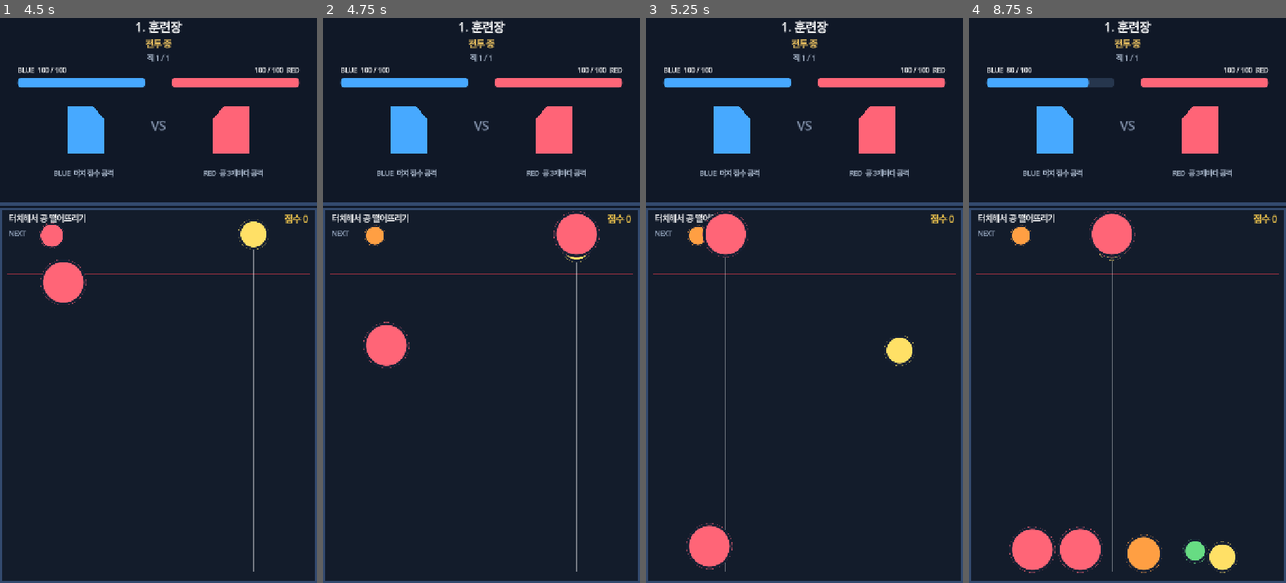
Above: before the commit, frames 1-4 (left to right).
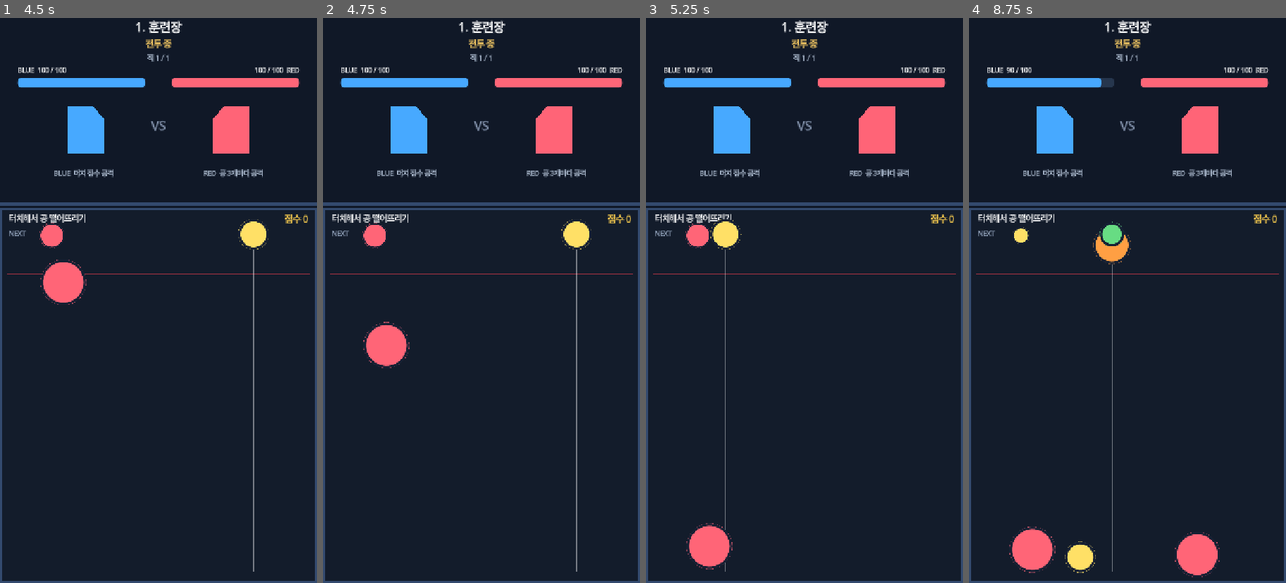
Above: after the commit, the same moments.

Repository: rnntnp/puzrpg
Game: Godot game, scene res://scenes/loading.tscn
Same seed, same stepped clock (60 frames per second), same inputs: the game is played once before the commit and once after it.
Inputs (mouse positions are in pixels of both pictures, inside the frame that each line leads up to):
- Up to frame 1 (4.5 s): tap Enter at 0.5, 2.75 s; move the mouse to (228, 272) at 0.52 s; click (228, 272) at 0.67 s; tap Space at 1.25, 3.5 s; drag from (95, 328) to (142, 413) at 1.27 s; click "게임 시작" at 2 s; move the mouse to (190, 176) at 2.77 s; click (190, 176) at 2.92 s; drag from (142, 413) to (63, 215) at 3.52 s; move the mouse to (253, 385) at 4.27 s; click (253, 385) at 4.42 s
- Up to frame 2 (4.75 s): no input
- Up to frame 3 (5.25 s): drag from (709, 215) to (756, 159) at 5.02 s
- Up to frame 4 (8.75 s): move the mouse to (1143, 300) at 5.77 s; click (1143, 300) at 5.92 s; drag from (1079, 159) to (1064, 328) at 6.52 s; move the mouse to (1197, 272) at 7.27 s; click (1197, 272) at 7.42 s; drag from (1064, 328) to (1111, 413) at 8.02 s

Frame 1 is identical in both runs. In frame 2, 1.0% of the frame differs, in the area x 12-88%, y 34-44%; in frame 3, 1.3%; in frame 4, 3.4%, in the area x 11-85%, y 9-99%.

Commit message:
combo system

Diff:
--- a/scenes/merge_game.tscn
+++ b/scenes/merge_game.tscn
@@ -66,6 +66,22 @@
 width = 3.0
 default_color = Color(1, 1, 1, 0.42)
 antialiased = true
+[node name="ComboLabel" type="Label" parent="."]
+visible = false
+z_index = 20
+offset_left = 210.0
+offset_top = 280.0
+offset_right = 510.0
+offset_bottom = 390.0
+pivot_offset = Vector2(150, 55)
+theme_override_colors/font_color = Color(1, 0.82, 0.2, 1)
+theme_override_colors/font_shadow_color = Color(0.08, 0.06, 0.04, 0.9)
+theme_override_constants/shadow_offset_x = 4
+theme_override_constants/shadow_offset_y = 5
+theme_override_font_sizes/font_size = 32
+text = "COMBO x2\nDAMAGE 30"
+horizontal_alignment = 1
+vertical_alignment = 1
 [node name="Balls" type="Node2D" parent="."]
 [node name="PreviewHolder" type="Node2D" parent="."]
 [node name="MergeAutoplayBot" type="Node" parent="."]
--- a/scripts/battle.gd
+++ b/scripts/battle.gd
@@ -29,7 +29,7 @@
 	left_fighter.defeated.connect(_on_fighter_defeated)
 	right_fighter.defeated.connect(_on_fighter_defeated)
 	merge_game.game_over.connect(_on_merge_game_over)
-	merge_game.merge_scored.connect(_on_merge_scored)
+	merge_game.combo_resolved.connect(_on_combo_resolved)
 	merge_game.ball_dropped.connect(_on_ball_dropped)
 	_load_level()
 	_start_battle()
@@ -89,13 +89,10 @@
 	enemy_drop_count = 0
 	right_fighter.attack(left_fighter)
 
-func _on_merge_scored(points: int) -> void:
-	call_deferred("_apply_merge_damage", points)
-
-func _apply_merge_damage(points: int) -> void:
+func _on_combo_resolved(damage: int, _combo_count: int, _base_points: int) -> void:
 	if not battle_running or not left_fighter.is_alive() or not right_fighter.is_alive():
 		return
-	left_fighter.attack_with_damage(right_fighter, points)
+	left_fighter.attack_with_damage(right_fighter, damage)
 
 
 func _on_fighter_defeated(fighter: Fighter) -> void:
--- a/scripts/merge_game.gd
+++ b/scripts/merge_game.gd
@@ -2,7 +2,7 @@
 extends Node2D
 
 signal game_over
-signal merge_scored(points: int)
+signal combo_resolved(damage: int, combo_count: int, base_points: int)
 signal ball_dropped
 
 const BallScene = preload("res://scenes/merge_ball.tscn")
@@ -10,6 +10,7 @@
 const DANGER_LINE_Y := 150.0
 const DROP_GRACE_DURATION := 1.2
 const OVERFLOW_DURATION := 0.8
+const COMBO_SETTLE_MSEC := 500
 
 @onready var balls: Node2D = $Balls
 @onready var preview_holder: Node2D = $PreviewHolder
@@ -17,6 +18,7 @@
 @onready var guide_line: Line2D = $GuideLine
 @onready var score_label: Label = $ScoreLabel
 @onready var timer_label: Label = $DropTimerLabel
+@onready var combo_label: Label = $ComboLabel
 @onready var autoplay_bot = $MergeAutoplayBot
 var current_level := 0
 var next_level := 0
@@ -34,6 +36,11 @@
 var drop_time_remaining := 5.0
 var auto_drop_enabled := true
 var max_level_index := ABSOLUTE_MAX_LEVEL
+var drop_sequence_active := false
+var combo_count := 0
+var combo_points := 0
+var last_merge_msec := 0
+var combo_effect_tween: Tween
 
 func _ready() -> void:
 	autoplay_bot.set_enabled(OS.is_debug_build() and GameSession.developer_autoplay_enabled)
@@ -126,14 +133,30 @@
 		return
 	can_drop = false
 	is_aiming = false
+	drop_sequence_active = true
+	combo_count = 0
+	combo_points = 0
+	last_merge_msec = Time.get_ticks_msec()
 	drop_grace_remaining = DROP_GRACE_DURATION
 	_spawn_ball(Vector2(x, 60.0), current_level)
 	ball_dropped.emit()
 	_advance_ball_queue()
-	await get_tree().create_timer(0.35).timeout
+	_finish_drop_sequence()
+
+func _finish_drop_sequence() -> void:
+	await get_tree().create_timer(0.25).timeout
+	while is_inside_tree() and Time.get_ticks_msec() - last_merge_msec < COMBO_SETTLE_MSEC:
+		await get_tree().process_frame
+	if not is_inside_tree():
+		return
+	drop_sequence_active = false
+	if combo_count > 0:
+		var final_damage := _calculate_combo_damage()
+		combo_resolved.emit(final_damage, combo_count, combo_points)
 	if auto_drop_enabled:
 		drop_time_remaining = drop_time_limit
-	can_drop = true
+	if not input_locked and not is_game_over:
+		can_drop = true
 
 func _spawn_ball(at: Vector2, level: int):
 	if not is_inside_tree() or not is_instance_valid(balls) or balls.is_queued_for_deletion():
@@ -188,7 +211,12 @@
 	var earned_points := level * 10
 	score += earned_points
 	score_label.text = "점수 %d" % score
-	merge_scored.emit(earned_points)
+	if drop_sequence_active:
+		combo_count += 1
+		combo_points += earned_points
+		last_merge_msec = Time.get_ticks_msec()
+		if combo_count >= 2:
+			_show_combo_effect(combo_count, _calculate_combo_damage())
 	call_deferred("_spawn_ball", at, level)
 	drop_grace_remaining = maxf(drop_grace_remaining, 0.5)
 
@@ -214,3 +242,26 @@
 	guide_line.visible = enabled and not is_game_over
 	preview_holder.visible = enabled and not is_game_over
 	next_preview_holder.visible = enabled and not is_game_over
+	if enabled and not drop_sequence_active and not is_game_over:
+		can_drop = true
+		drop_time_remaining = drop_time_limit
+
+func _calculate_combo_damage() -> int:
+	var multiplier := 1.0 + 0.5 * float(combo_count - 1)
+	return roundi(float(combo_points) * multiplier)
+
+func _show_combo_effect(count: int, damage: int) -> void:
+	if combo_effect_tween != null and combo_effect_tween.is_valid():
+		combo_effect_tween.kill()
+	combo_label.text = "COMBO x%d\nDAMAGE %d" % [count, damage]
+	combo_label.visible = true
+	combo_label.scale = Vector2(0.6, 0.6)
+	combo_label.modulate = Color(1, 1, 1, 0)
+	combo_effect_tween = create_tween()
+	combo_effect_tween.set_parallel(true)
+	combo_effect_tween.tween_property(combo_label, "scale", Vector2.ONE, 0.22).set_trans(Tween.TRANS_BACK).set_ease(Tween.EASE_OUT)
+	combo_effect_tween.tween_property(combo_label, "modulate", Color.WHITE, 0.15)
+	combo_effect_tween.set_parallel(false)
+	combo_effect_tween.tween_interval(0.35)
+	combo_effect_tween.tween_property(combo_label, "modulate:a", 0.0, 0.22)
+	combo_effect_tween.tween_callback(func(): combo_label.visible = false)
